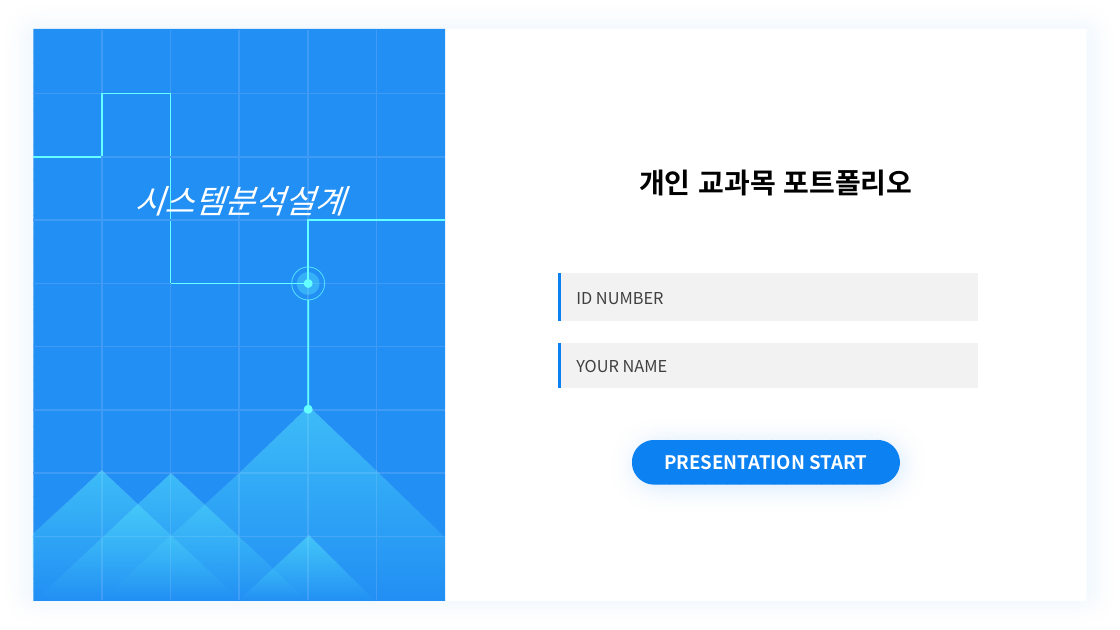
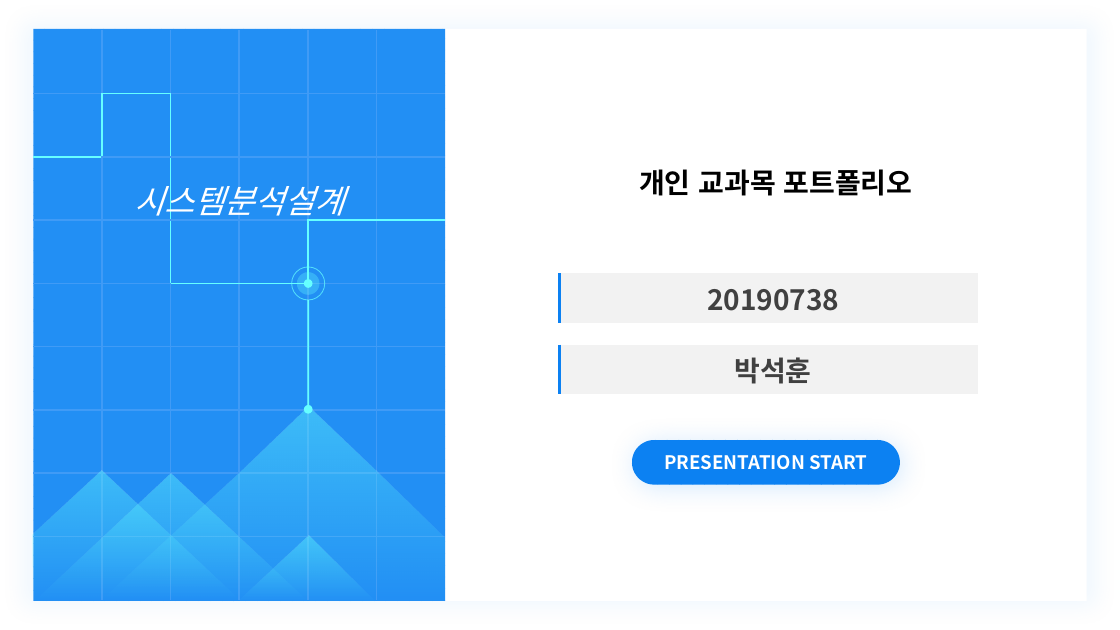
Before and after one commit to parksukhun/System, a slide deck: slide 1 of 20190738-박석훈-교과목포트폴리오.pptx. Drawn at 1120x630 pixels with LibreOffice and Linux fonts; fonts in the diff are those of the drawing. Boxes give left, top, right and bottom in pixels: in the first picture for what was removed or moved away, otherwise in the second. Text is boxed around its words. In the diff, an @@ line names an element or a change of style, - is before the commit and + after.

```diff
--- a/20190738-박석훈-교과목포트폴리오.pptx
+++ b/20190738-박석훈-교과목포트폴리오.pptx
@@ table at bbox=[560, 274, 978, 389] @@
-row 1, column 1: ID NUMBER
+row 1, column 1: 20190738
-row 3, column 1: YOUR NAME
+row 3, column 1: 박석훈
```
Also in this commit, not shown: 29 slides added.
